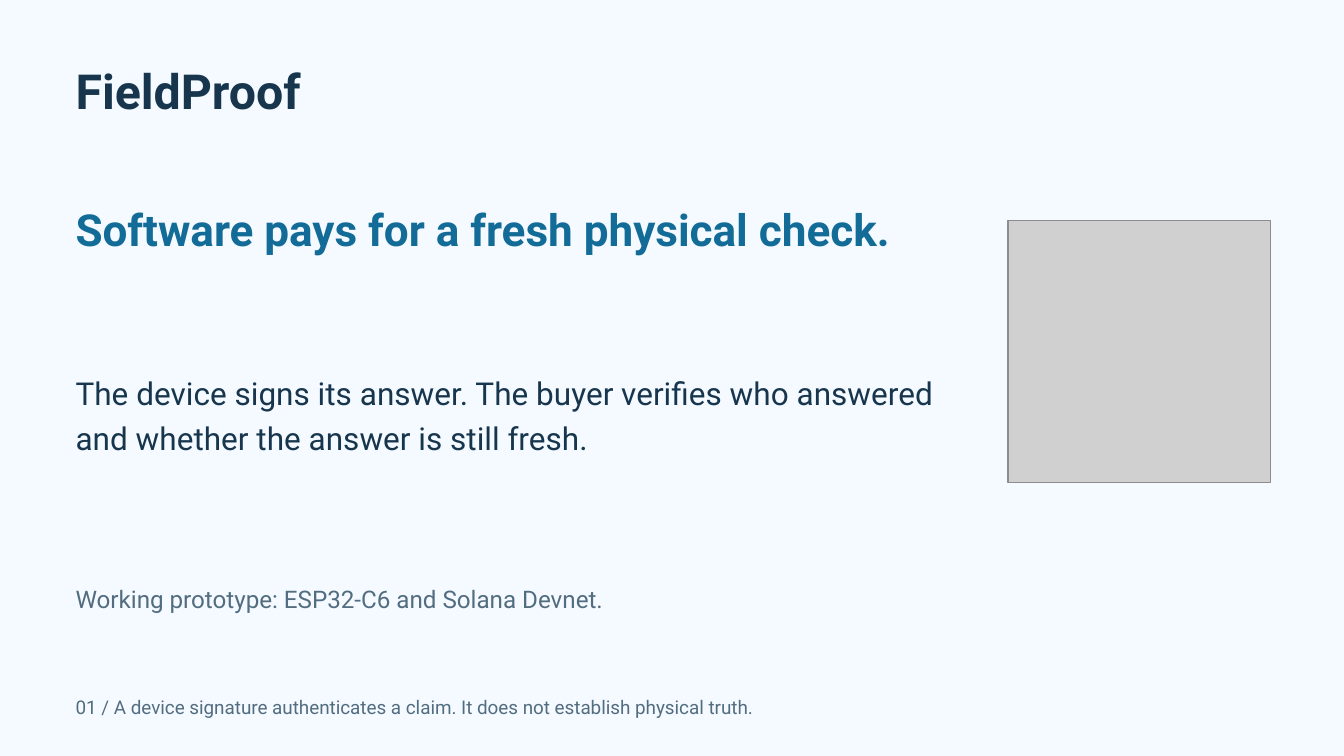
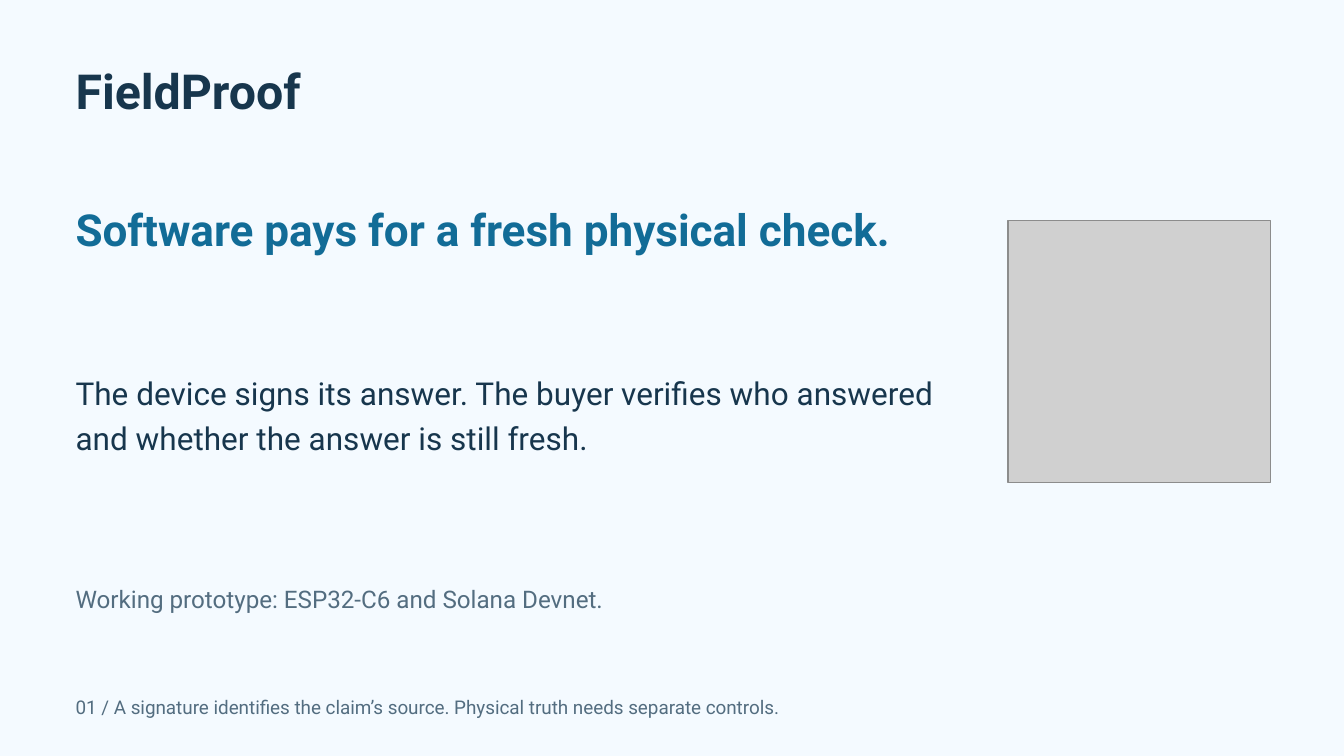
Before and after one commit to epicexcelsior/fieldproof, a slide deck: slide 1 of docs/competition/fieldproof-pitch.pptx. Drawn at 1344x756 pixels with LibreOffice and Linux fonts; fonts in the diff are those of the drawing; grey boxes stand for pictures. Boxes give left, top, right and bottom in pixels: in the first picture for what was removed or moved away, otherwise in the second. Text is boxed around its words. In the diff, an @@ line names an element or a change of style, - is before the commit and + after.

```diff
--- a/docs/competition/fieldproof-pitch.pptx
+++ b/docs/competition/fieldproof-pitch.pptx
@@ text at <box>76,699,779,718</box>: text changed @@
-01 / A device signature authenticates a claim. It does not establish physical truth.
+01 / A signature identifies the claim’s source. Physical truth needs separate controls.
```
Also in this commit, not shown: 4 other slides changed, 24 other files.
